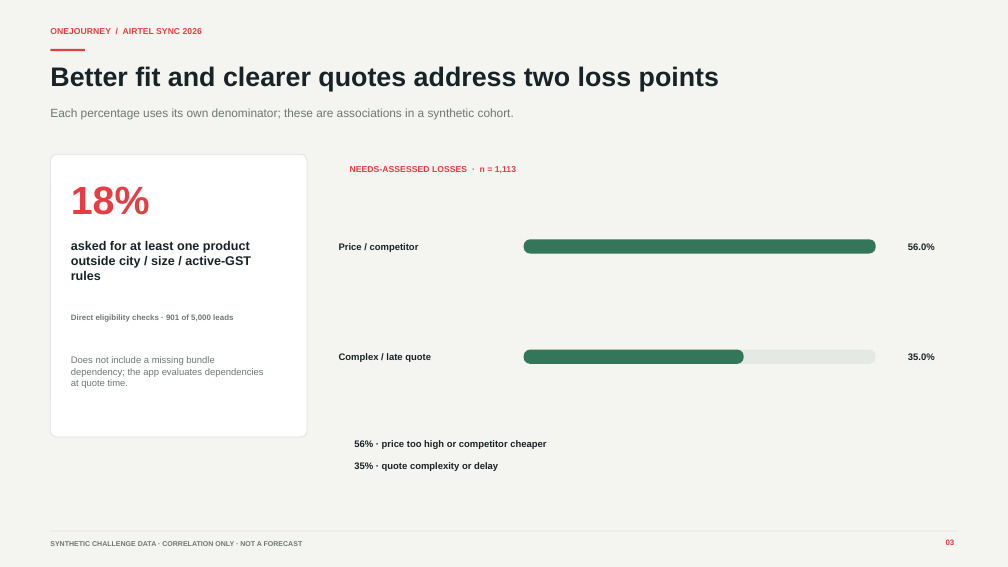
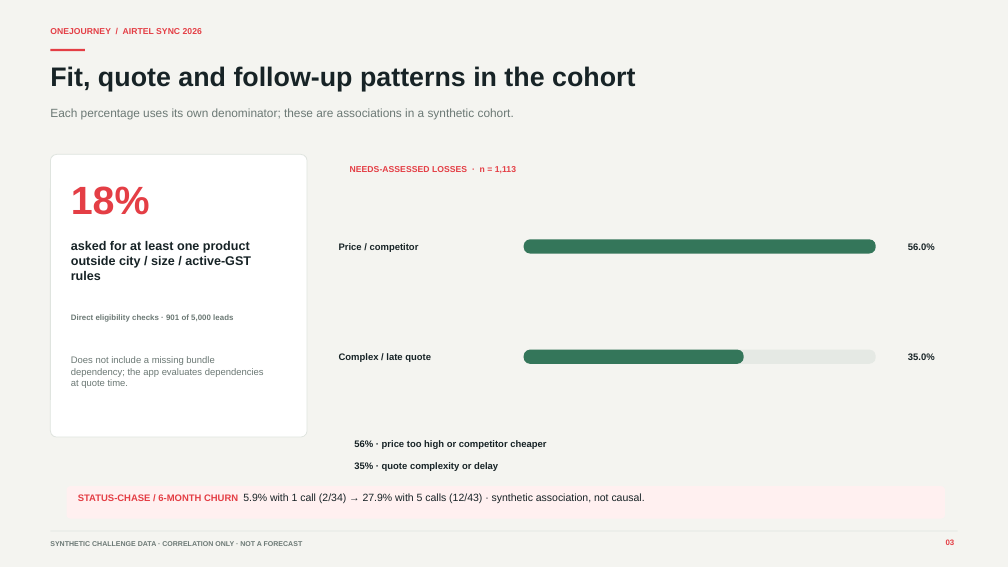
Before and after one commit to OMGITCODE/Airtel-Sync, a slide deck: slide 3 of submission/OneJourney_Business_Case.pptx. Drawn at 1008x567 pixels with LibreOffice and Linux fonts; fonts in the diff are those of the drawing. Boxes give left, top, right and bottom in pixels: in the first picture for what was removed or moved away, otherwise in the second. Text is boxed around its words. In the diff, an @@ line names an element or a change of style, - is before the commit and + after.

Commit message:
Add synthetic churn association to business case

```diff
--- a/submission/OneJourney_Business_Case.pptx
+++ b/submission/OneJourney_Business_Case.pptx
@@ text at [50, 66, 635, 91]: text changed @@
-Better fit and clearer quotes address two loss points
+Fit, quote and follow-up patterns in the cohort
@@ rounded rectangle added at [67, 486, 945, 519], fill #FFF0F0 @@
@@ text added at [78, 493, 645, 503], 10 pt, text #172326 @@
+STATUS-CHASE / 6-MONTH CHURN 5.9% with 1 call (2/34) → 27.9% with 5 calls (12/43) · synthetic association, not causal.
```
